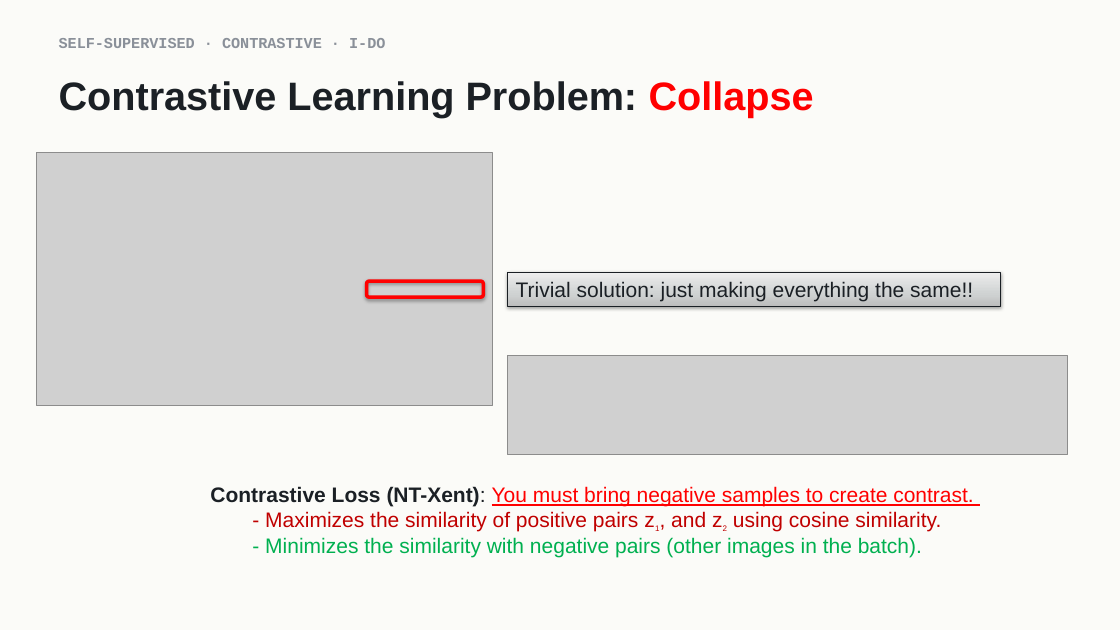
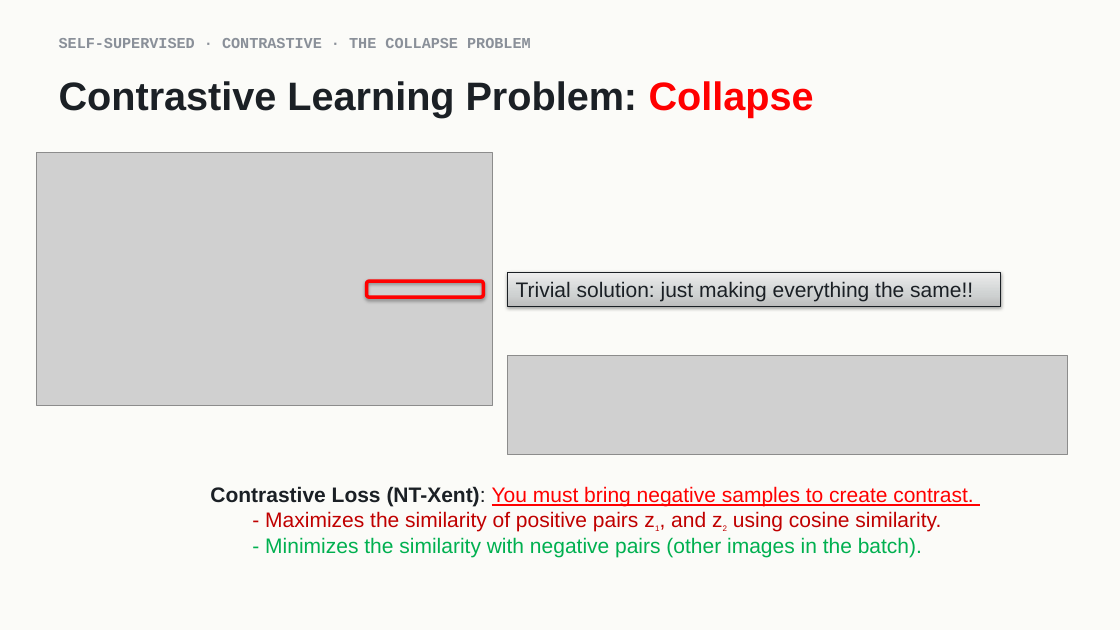
Before and after one commit to indigobio/msacl_dl_course, a slide deck: slide 20 of slides/pptx/lecture11_unsupervised.pptx. Drawn at 1120x630 pixels with LibreOffice and Linux fonts; fonts in the diff are those of the drawing; grey boxes stand for pictures. Boxes give left, top, right and bottom in pixels: in the first picture for what was removed or moved away, otherwise in the second. Text is boxed around its words. In the diff, an @@ line names an element or a change of style, - is before the commit and + after.

```diff
--- a/slides/pptx/lecture11_unsupervised.pptx
+++ b/slides/pptx/lecture11_unsupervised.pptx
@@ text at [59, 38, 531, 48]: text changed @@
-SELF-SUPERVISED · CONTRASTIVE · I-DO
+SELF-SUPERVISED · CONTRASTIVE · THE COLLAPSE PROBLEM
```
Also in this commit, not shown: 5 other slides changed, 15 other files.
